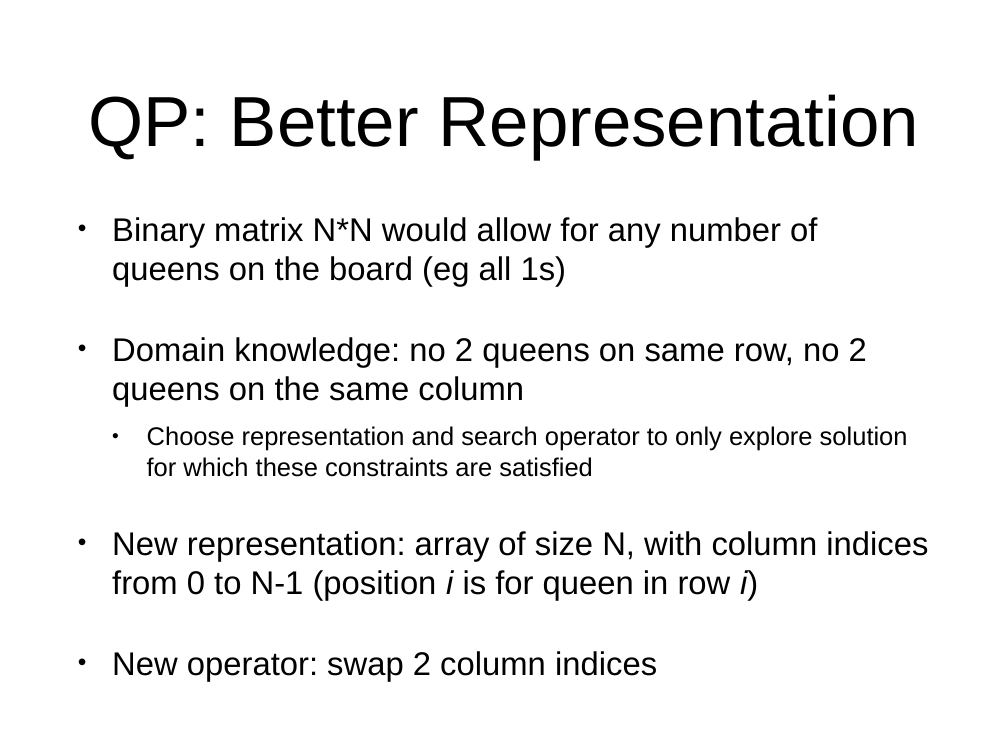
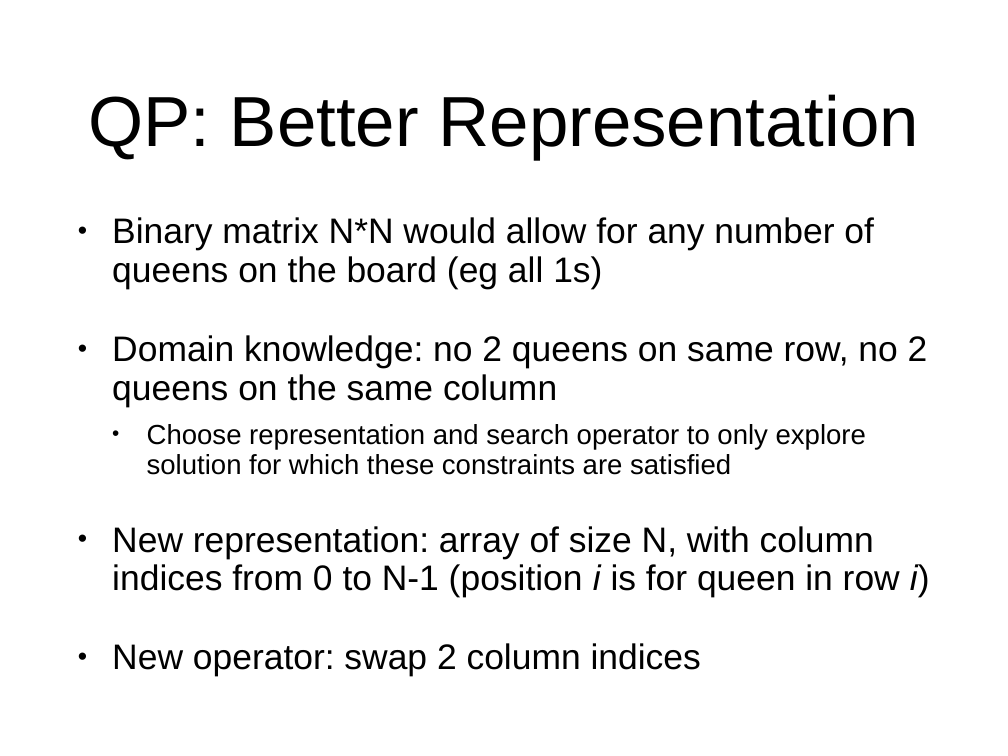
Before and after one commit to arcuri82/algorithms, a slide deck: slide 31 of docs/slides/10/10_optimization.pptx. Drawn at 1008x756 pixels with LibreOffice and Linux fonts; fonts in the diff are those of the drawing. Boxes give left, top, right and bottom in pixels: in the first picture for what was removed or moved away, otherwise in the second. Text is boxed around its words. In the diff, an @@ line names an element or a change of style, - is before the commit and + after.

```diff
--- a/docs/slides/10/10_optimization.pptx
+++ b/docs/slides/10/10_optimization.pptx
@@ text "Binary matrix N*N would allow ..." at (112, 217, 930, 677): size 33.3 to 36 pt in "Binary matrix N*N would allow for any ...", "Domain knowledge: no 2 queens on same ...", "New representation: array of size N, with ...", "New operator: swap 2 column indices"; size 25.9 to 28 pt in "Choose representation and search operator to only ..."; line spacing 1 to 0.9 @@
```
Also in this commit, not shown: 5 other slides changed, 22 other files.
